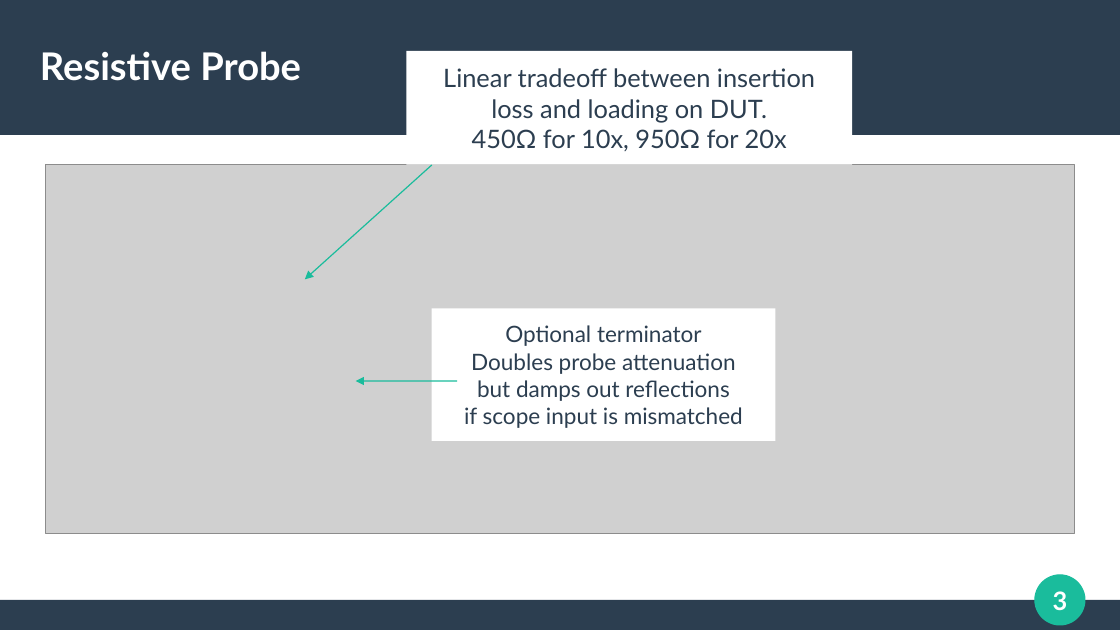
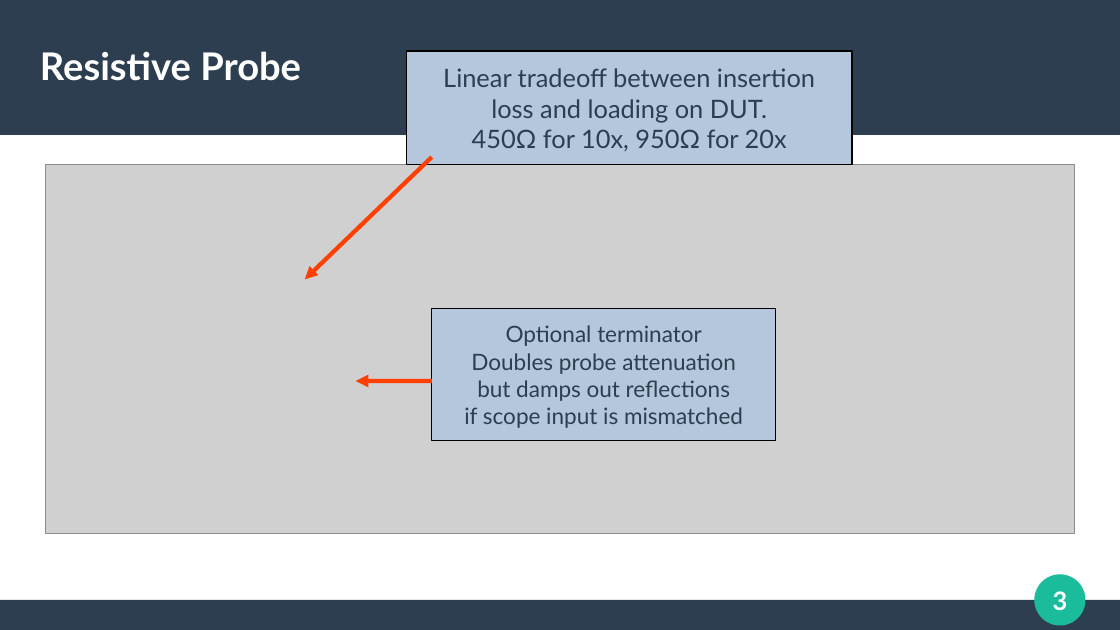
Before and after one commit to azonenberg/electronics-training, a slide deck: slide 3 of oscilloscope-probing/sec03-resistive.odp. Drawn at 1120x630 pixels with LibreOffice and Linux fonts; fonts in the diff are those of the drawing; grey boxes stand for pictures. Boxes give left, top, right and bottom in pixels: in the first picture for what was removed or moved away, otherwise in the second. Text is boxed around its words. In the diff, an @@ line names an element or a change of style, - is before the commit and + after.

Commit message:
Resistive probes is decently final-ish

```diff
--- a/oscilloscope-probing/sec03-resistive.odp
+++ b/oscilloscope-probing/sec03-resistive.odp
@@ rectangle "Linear tradeoff between insertion" at (407, 51, 853, 165): fill #FFFFFF to #B4C7DC; outline none to #000000 0.85 pt @@
@@ arrow moved from (432, 165) - (305, 279) to (432, 158) - (305, 279) @@
@@ arrow (432, 158) - (305, 279): stroke #1ABC9C 0.85 pt to #FF4000 3 pt @@
@@ rectangle "Optional terminator" at (432, 308, 776, 441): fill #FFFFFF to #B4C7DC; outline none to #000000 0.85 pt @@
@@ arrow moved from (457, 381) - (356, 381) to (432, 381) - (356, 381) @@
@@ arrow (432, 381) - (356, 381): stroke #1ABC9C 0.85 pt to #FF4000 3 pt @@
```
Also in this commit, not shown: 2 other slides changed, 3 slides added.
